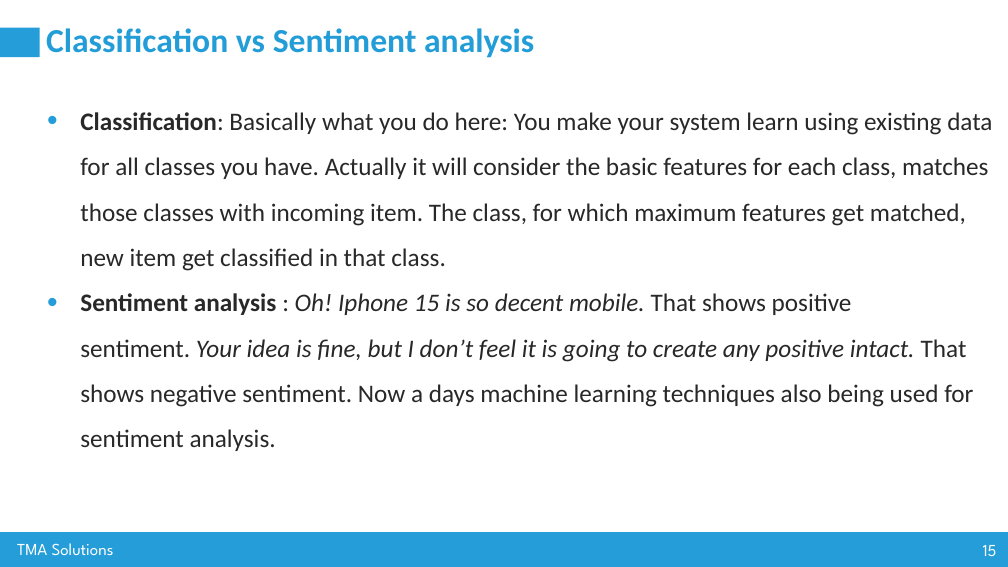
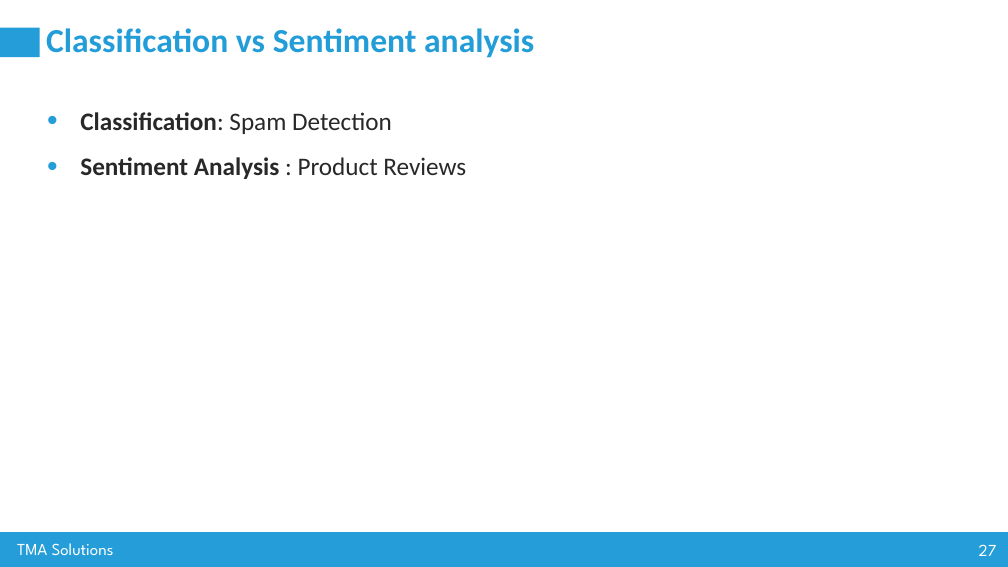
Before and after one commit to nguyenvanhuy0612/DL-1, a slide deck: slide 27 of Workshop-3_AI Advance Training_Group 80.pptx (slide 15 before the commit). Drawn at 1008x567 pixels with LibreOffice and Linux fonts; fonts in the diff are those of the drawing. Boxes give left, top, right and bottom in pixels: in the first picture for what was removed or moved away, otherwise in the second. Text is boxed around its words. In the diff, an @@ line names an element or a change of style, - is before the commit and + after.

```diff
--- a/Workshop-3_AI Advance Training_Group 80.pptx
+++ b/Workshop-3_AI Advance Training_Group 80.pptx
@@ text at (x1=80, y1=112, x2=466, y2=179): text changed; bold on @@
-• Classification: Basically what you do here: You make your system learn using existing data for all classes you have. Actually it will consider the basic features for each class, matches those classes with incoming item. The class, for which maximum features get matched, new item get classified in that class.
-• Sentiment analysis : Oh! Iphone 15 is so decent mobile. That shows positive sentiment. Your idea is fine, but I don’t feel it is going to create any positive intact. That shows negative sentiment. Now a days machine learning techniques also being used for sentiment analysis.
+• Classification: Spam Detection
+• Sentiment Analysis : Product Reviews
@@ page number at (x1=979, y1=544, x2=997, y2=556): text changed @@
-15
+27
```
Also in this commit, not shown: 5 other slides changed, 13 slides added, 5 other files.
